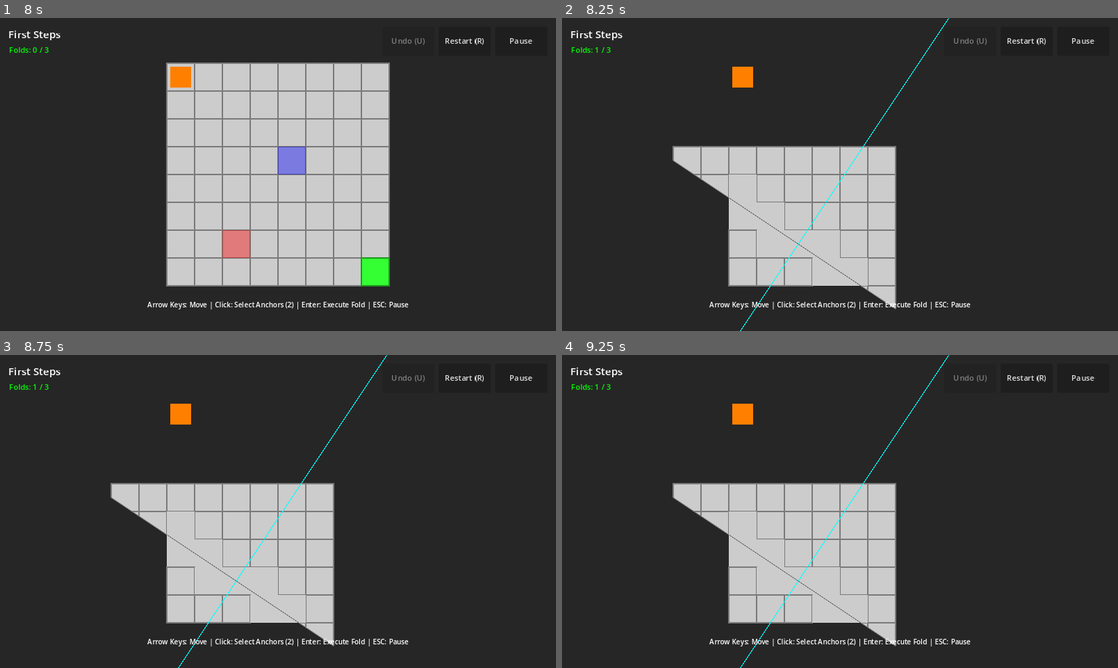
Above: before the commit, frames 1-4 (two rows, left to right).
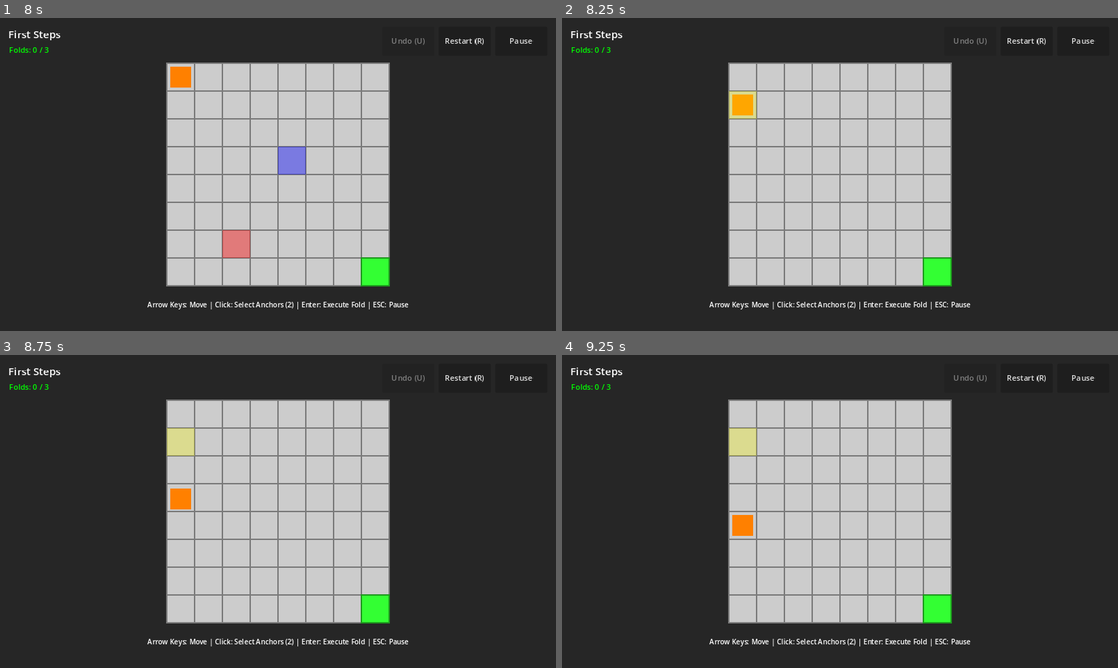
Above: after the commit, the same moments.

Repository: absent-mynd/puzzle
Game: Godot game, scene res://scenes/ui/MainMenu.tscn
Two runs of this game, one before a commit and one after it. Both use one fixed random seed, a clock stepped at 60 frames per second and the inputs below.
Inputs (mouse positions are in pixels of both pictures, inside the frame that each line leads up to):
- Up to frame 1 (8 s): click "Play Campaign" at 0.5 s; click "Restart (R)" at 1.25 s; click "Restart (R)" at 2 s; click "Restart (R)" at 2.75 s; click "Pause" at 3.5 s; click "Restart Level" at 4.25 s; tap Enter (ui_accept) at 5, 5.27, 5.75, 6.5, 7.25 s; move the mouse to (250, 237) at 5.02 s; hold Up (ui_up) 5.03-5.75 s; hold Shift 5.03-5.75 s; click (250, 237) at 5.17 s; drag from (444, 221) to (250, 237) at 5.77 s; move the mouse to (111, 127) at 6.52 s; hold Left (ui_left) 6.53-7.25 s; tap Ctrl at 6.6 s; drag from (305, 174) to (111, 127) at 7.27 s
- Up to frame 2 (8.25 s): tap Enter (ui_accept) at 8 s; move the mouse to (756, 96) at 8.02 s; hold Down (ui_down) from 8.03 s (still down); tap 1 at 8.1 s
- Up to frame 3 (8.75 s): keep holding Down (ui_down); tap Enter (ui_accept) at 8.27 s
- Up to frame 4 (9.25 s): release Down (ui_down) at 8.75 s; drag from (962, 495) to (756, 433) at 8.77 s

Frame 1 is identical in both runs. In frame 2, 17% of the frame differs, in the area x 5-71%, y 0-100%; in frame 3, 17%; in frame 4, 17%.

Commit message:
Fix player validation to block diagonal folds when player on fold line
Issue: Players could make diagonal folds even when standing on a cell
that would be split by the fold line. This violated the rule that
folds should be blocked if the player's cell would be split.

Changes:
- Added is_player_cell_split_by_fold() method to FoldSystem
- Updated validate_fold_with_player() to check if player's cell
  would be split by either cut line in diagonal folds
- Axis-aligned folds (horizontal/vertical) exempt from this check
  as cells on those fold lines are anchors and allowed

Tests:
- Added 6 new tests for diagonal fold validation with player
- All 460 tests passing (38/38 in test_player_fold_validation)

Implementation:
- For diagonal folds, calculates cut lines and uses
  does_cell_intersect_line() to check if player's cell would be split
- Returns false for axis-aligned folds (existing behavior preserved)
- Blocks fold with "Cannot fold - player in the way" message

Files changed:
- scripts/systems/FoldSystem.gd
- scripts/tests/test_player_fold_validation.gd

Diff:
--- a/scripts/systems/FoldSystem.gd
+++ b/scripts/systems/FoldSystem.gd
@@ -210,9 +210,12 @@
 		return {valid = true, reason = ""}
 
 	# Check if player is in removed region (between fold lines)
-	# This is the only blocking condition - cells on fold lines are allowed
-	# because they remain in the game (just with split/merged geometry)
 	if is_player_in_removed_region(anchor1, anchor2):
+		return {valid = false, reason = "Cannot fold - player in the way"}
+
+	# Check if player's cell would be split by the fold (Phase 4+)
+	# This is critical for diagonal folds where cells can be split by cut lines
+	if is_player_cell_split_by_fold(anchor1, anchor2):
 		return {valid = false, reason = "Cannot fold - player in the way"}
 
 	return {valid = true, reason = ""}
@@ -229,6 +232,45 @@
 
 	var removed_cells = calculate_removed_cells(anchor1, anchor2)
 	return player.grid_position in removed_cells
+
+
+## Check if player's cell would be split by the fold
+##
+## For diagonal folds, cells can be split by the cut lines.
+## This checks if the player is on such a cell.
+##
+## @param anchor1: First anchor grid position
+## @param anchor2: Second anchor grid position
+## @return: true if player's cell would be split by the fold
+func is_player_cell_split_by_fold(anchor1: Vector2i, anchor2: Vector2i) -> bool:
+	if not player:
+		return false
+
+	# Get the player's current cell
+	var player_cell = grid_manager.get_cell(player.grid_position)
+	if not player_cell:
+		return false
+
+	# For axis-aligned folds, cells on the fold line are anchors and are allowed
+	# (they don't truly "split" in the geometric sense for horizontal/vertical folds)
+	var orientation = get_fold_orientation(anchor1, anchor2)
+	if orientation == "horizontal" or orientation == "vertical":
+		# Axis-aligned folds don't split cells in a way that blocks the player
+		return false
+
+	# For diagonal folds, check if player's cell intersects either cut line
+	var cell_size = grid_manager.cell_size
+	var anchor1_local = Vector2(anchor1) * cell_size + Vector2(cell_size / 2, cell_size / 2)
+	var anchor2_local = Vector2(anchor2) * cell_size + Vector2(cell_size / 2, cell_size / 2)
+	var cut_lines = calculate_cut_lines(anchor1_local, anchor2_local)
+
+	# Check if player's cell would be split by either cut line
+	if does_cell_intersect_line(player_cell, cut_lines.line1.point, cut_lines.line1.normal):
+		return true
+	if does_cell_intersect_line(player_cell, cut_lines.line2.point, cut_lines.line2.normal):
+		return true
+
+	return false
 
 
 ## Helper Methods
--- a/scripts/tests/test_player_fold_validation.gd
+++ b/scripts/tests/test_player_fold_validation.gd
@@ -492,3 +492,92 @@
 
 	assert_eq(result.reason, "",
 		"Success message should be empty")
+
+
+# ===== Diagonal Fold Tests - Player on Fold Line =====
+
+func test_diagonal_fold_blocked_when_player_on_fold_line_anchor1():
+	# Bug reproduction: Player on a cell that would be split by fold line at anchor1
+	# For a diagonal fold from (2,2) to (5,5), the fold line at (2,2) should split
+	# cells that intersect it. If player is on such a cell, fold should be blocked.
+
+	# Place player at (2,2) - this cell will be split by the fold line
+	player.set_grid_position(Vector2i(2, 2))
+
+	var anchor1 = Vector2i(2, 2)
+	var anchor2 = Vector2i(5, 5)
+
+	var result = fold_system.validate_fold_with_player(anchor1, anchor2)
+
+	assert_false(result.valid, "Diagonal fold should be blocked when player on cell that would be split at anchor1")
+	assert_eq(result.reason, "Cannot fold - player in the way",
+		"Should provide correct error message")
+
+
+func test_diagonal_fold_blocked_when_player_on_fold_line_anchor2():
+	# Bug reproduction: Player on a cell that would be split by fold line at anchor2
+	player.set_grid_position(Vector2i(5, 5))
+
+	var anchor1 = Vector2i(2, 2)
+	var anchor2 = Vector2i(5, 5)
+
+	var result = fold_system.validate_fold_with_player(anchor1, anchor2)
+
+	assert_false(result.valid, "Diagonal fold should be blocked when player on cell that would be split at anchor2")
+	assert_eq(result.reason, "Cannot fold - player in the way",
+		"Should provide correct error message")
+
+
+func test_diagonal_fold_blocked_when_player_on_cell_intersecting_line1():
+	# Test with a cell that intersects line1 (not at anchor position)
+	# For a diagonal fold from (1,1) to (5,5), a cell at (2,1) would be split by line1
+	player.set_grid_position(Vector2i(2, 1))
+
+	var anchor1 = Vector2i(1, 1)
+	var anchor2 = Vector2i(5, 5)
+
+	var result = fold_system.validate_fold_with_player(anchor1, anchor2)
+
+	assert_false(result.valid, "Diagonal fold should be blocked when player on cell intersecting line1")
+
+
+func test_diagonal_fold_blocked_when_player_on_cell_intersecting_line2():
+	# Test with a cell that intersects line2
+	# For a diagonal fold from (1,1) to (5,5), a cell at (5,4) would be split by line2
+	player.set_grid_position(Vector2i(5, 4))
+
+	var anchor1 = Vector2i(1, 1)
+	var anchor2 = Vector2i(5, 5)
+
+	var result = fold_system.validate_fold_with_player(anchor1, anchor2)
+
+	assert_false(result.valid, "Diagonal fold should be blocked when player on cell intersecting line2")
+
+
+func test_diagonal_fold_succeeds_when_player_not_on_fold_lines():
+	# Player on a cell that won't be split or removed
+	# For a diagonal fold from (2,2) to (6,6), player at (0,0) is safe
+	player.set_grid_position(Vector2i(0, 0))
+
+	var anchor1 = Vector2i(2, 2)
+	var anchor2 = Vector2i(6, 6)
+
+	var result = fold_system.validate_fold_with_player(anchor1, anchor2)
+
+	assert_true(result.valid, "Diagonal fold should succeed when player not on fold lines or removed region")
+
+
+func test_execute_diagonal_fold_blocked_when_player_on_fold_line():
+	# Integration test: execute_fold should respect player validation for diagonal folds
+	player.set_grid_position(Vector2i(3, 3))
+
+	var anchor1 = Vector2i(3, 3)
+	var anchor2 = Vector2i(6, 6)
+
+	var result = await fold_system.execute_fold(anchor1, anchor2, false)
+
+	assert_false(result, "execute_fold should fail when player on fold line")
+
+	# Verify fold was NOT executed
+	var history = fold_system.get_fold_history()
+	assert_eq(history.size(), 0, "Fold should not be recorded when blocked by player on fold line")
